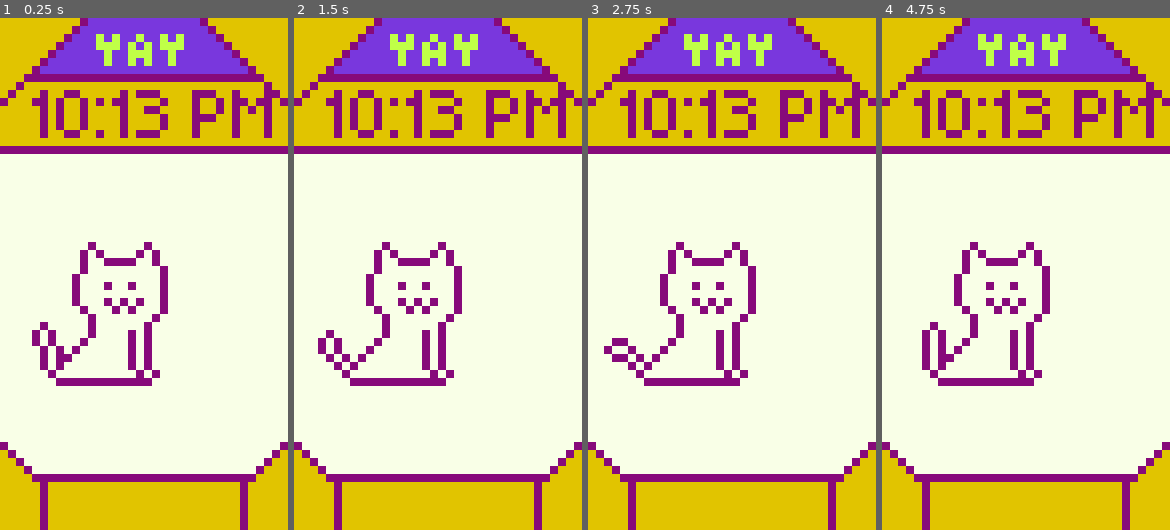
Above: before the commit, frames 1-4 (left to right).
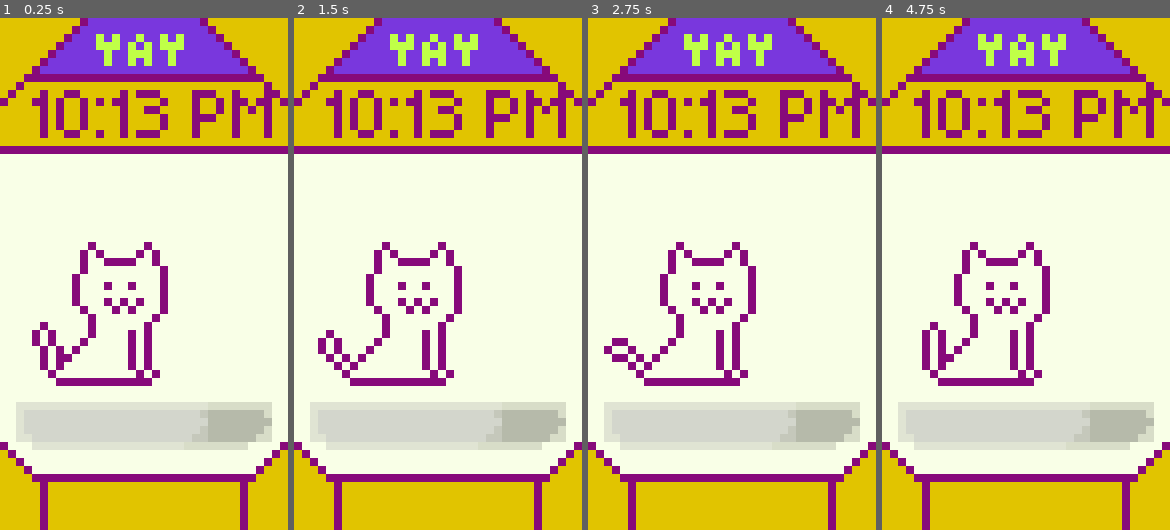
Above: after the commit, the same moments.

Repository: apollo-cool/tomakitty
Game: Godot game, scene res://scenes/main.tscn
Same seed, same stepped clock (60 frames per second), same inputs: the game is played once before the commit and once after it.
Inputs (mouse positions are in pixels of both pictures, inside the frame that each line leads up to):
- Up to frame 1 (0.25 s): no input
- Up to frame 2 (1.5 s): move the mouse to (501, 248) at 0.52 s; click (501, 248) at 0.67 s; move the mouse to (380, 299) at 1.27 s; click (380, 299) at 1.42 s
- Up to frame 3 (2.75 s): move the mouse to (760, 161) at 2.02 s; click (760, 161) at 2.17 s
- Up to frame 4 (4.75 s): move the mouse to (1011, 376) at 2.77 s; click (1011, 376) at 2.92 s; move the mouse to (1112, 350) at 3.52 s; click (1112, 350) at 3.67 s; tap Enter at 4.25 s; move the mouse to (939, 197) at 4.27 s; click (939, 197) at 4.42 s

The runs differ from the first frame. In frame 1, 8.1% of the frame differs, in the area x 5-95%, y 75-85%; in frame 2, 8.1%; in frame 3, 8.1%; in frame 4, 8.1%.

Commit message:
Temporarily fixed time delay bug

Diff:
--- a/scenes/main.tscn
+++ b/scenes/main.tscn
@@ -3,6 +3,7 @@
 [ext_resource type="Script" uid="uid://fv3q4gnb5wdg" path="res://scripts/main.gd" id="1_0wfyh"]
 [ext_resource type="PackedScene" uid="uid://3sdcsj5qit57" path="res://scenes/game.tscn" id="1_o5qli"]
 [ext_resource type="PackedScene" uid="uid://ckdwbel6dfyv3" path="res://scenes/time.tscn" id="3_sugp2"]
+[ext_resource type="Script" uid="uid://cyy13ax3c73ck" path="res://scenes/progress_bar.gd" id="4_jyhfs"]
 
 [node name="Main" type="Node" unique_id=1000122704]
 script = ExtResource("1_0wfyh")
@@ -27,3 +28,12 @@
 offset_right = 0.0
 offset_bottom = 2.0
 grow_vertical = 1
+
+[node name="ProgressBar" type="ProgressBar" parent="GUI" unique_id=2046773545]
+layout_mode = 0
+offset_left = 2.0
+offset_top = 48.0
+offset_right = 34.0
+offset_bottom = 53.0
+show_percentage = false
+script = ExtResource("4_jyhfs")
--- /dev/null
+++ b/scenes/progress_bar.gd
@@ -0,0 +1,5 @@
+extends ProgressBar
+
+func _ready() -> void:
+	max_value = 10
+	value = 7
Not shown, added: scenes/progress_bar.gd.uid
